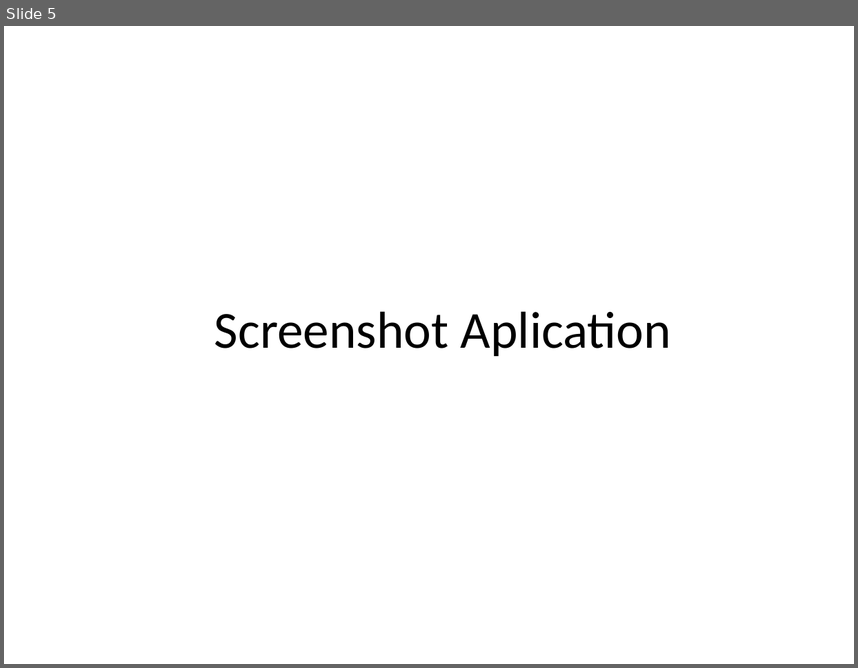
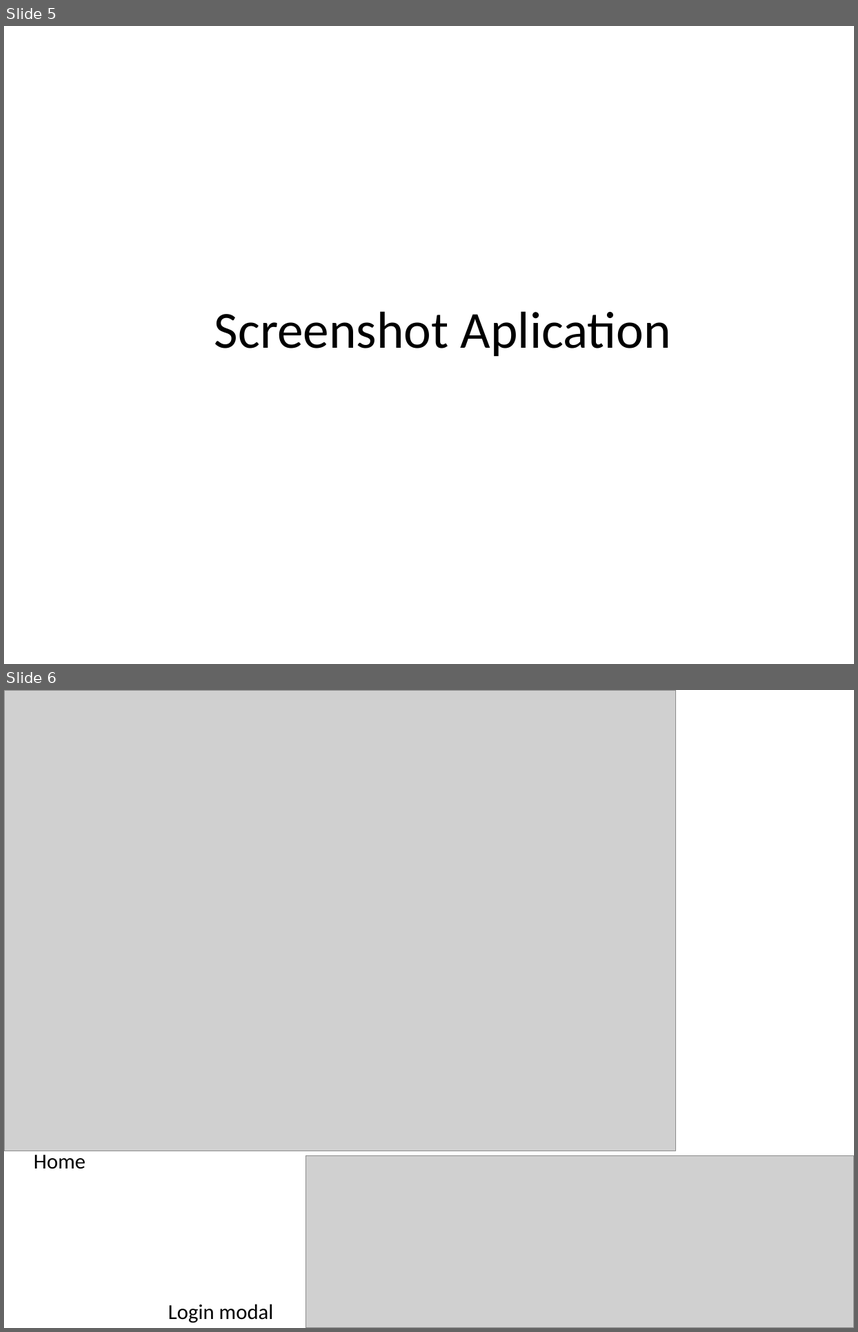
Before and after one commit to angelamuliawan/ujianonlinelatest, a slide deck: BAZ Online Exam.pptx. Shown one above the other, each under a label of ours: slide 5 before the commit, slides 5 and 6 after it. The pictures are 858x668 and 858x1332 pixels, drawn with LibreOffice and Linux fonts; fonts in the diff are those of the drawing; grey boxes stand for pictures; background and template pictures are left out. Boxes give left, top, right and bottom in pixels: in the first picture for what was removed or moved away, otherwise in the second. Text is boxed around its words. In the diff, an @@ line names an element or a change of style, - is before the commit and + after.

```diff
--- a/BAZ Online Exam.pptx
+++ b/BAZ Online Exam.pptx
@@ slide 6 added at (x1=4, y1=690, x2=854, y2=1328), background #FFFFFF @@
@@ picture added at (x1=4, y1=690, x2=675, y2=1151) @@
@@ text added at (x1=34, y1=1154, x2=85, y2=1169), 18 pt, text #000000 @@
+Home
@@ picture added at (x1=306, y1=1155, x2=854, y2=1328) @@
@@ text added at (x1=168, y1=1303, x2=274, y2=1323), 18 pt, text #000000 @@
+Login modal
```
Also in this commit, not shown: 6 other slides added, 4 other files.
